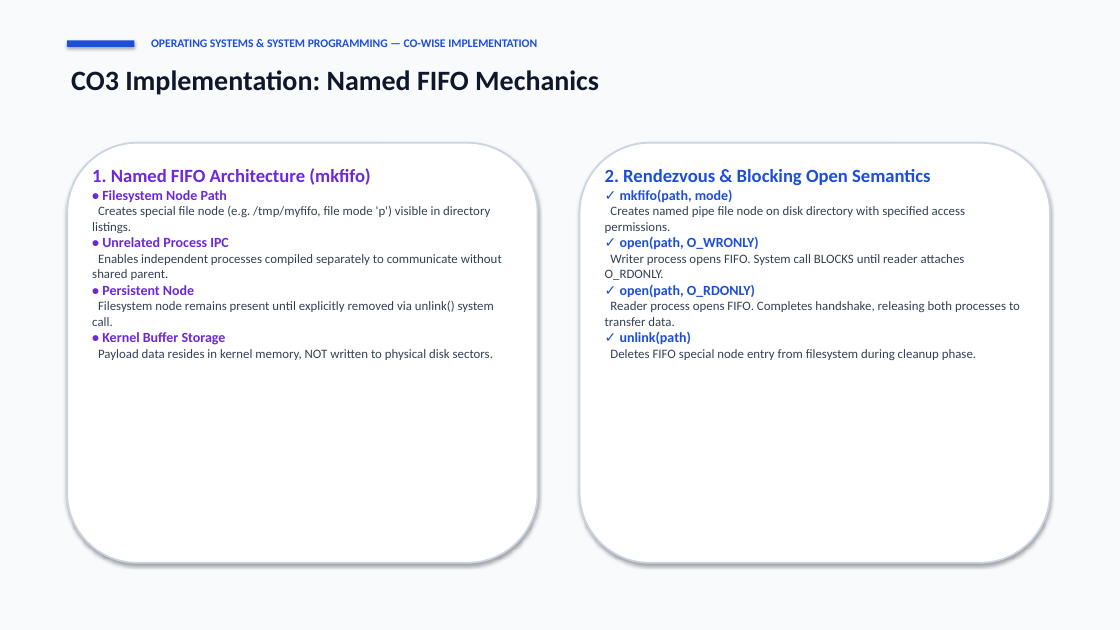
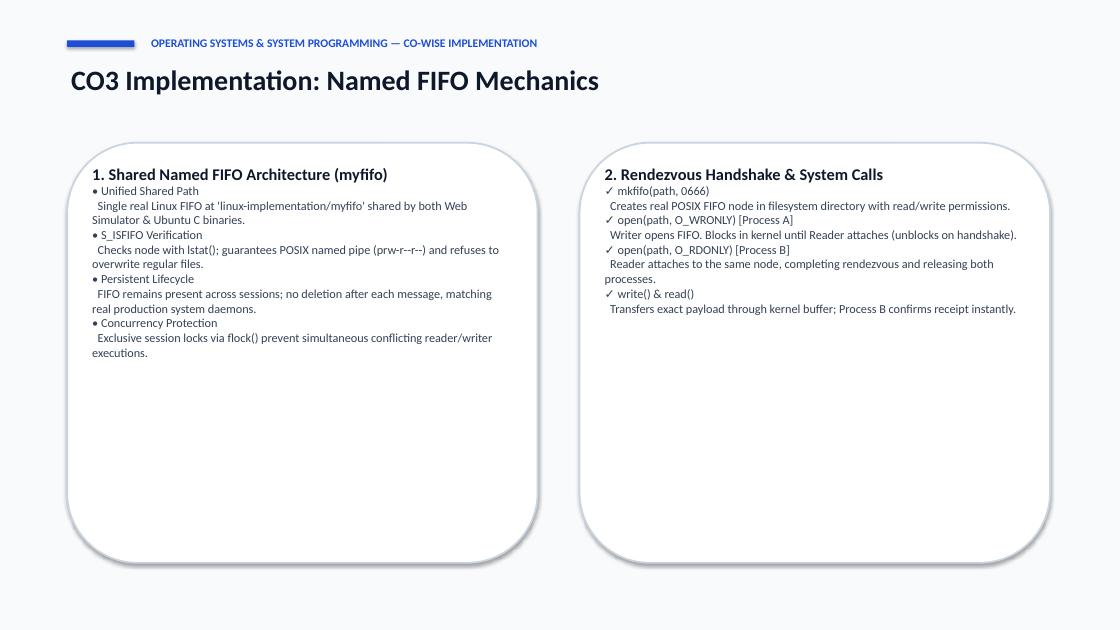
Before and after one commit to GJashwanthReddy/OCTO_OSSP, a slide deck: slide 6 of OCTO_OSSP-Project/OSSP_IPC_Project_Presentation.pptx. Drawn at 1120x630 pixels with LibreOffice and Linux fonts; fonts in the diff are those of the drawing. Boxes give left, top, right and bottom in pixels: in the first picture for what was removed or moved away, otherwise in the second. Text is boxed around its words. In the diff, an @@ line names an element or a change of style, - is before the commit and + after.

Commit message:
Update presentation PPTX and slide deck with shared Linux FIFO, real-time backend bridge, and immediate file truncation

```diff
--- a/OCTO_OSSP-Project/OSSP_IPC_Project_Presentation.pptx
+++ b/OCTO_OSSP-Project/OSSP_IPC_Project_Presentation.pptx
@@ text at (x1=92, y1=168, x2=499, y2=357): text changed; size 11 to 10.5 pt @@
-1. Named FIFO Architecture (mkfifo)
-• Filesystem Node Path
-Creates special file node (e.g. /tmp/myfifo, file mode 'p') visible in directory listings.
-• Unrelated Process IPC
-Enables independent processes compiled separately to communicate without shared parent.
-• Persistent Node
-Filesystem node remains present until explicitly removed via unlink() system call.
-• Kernel Buffer Storage
-Payload data resides in kernel memory, NOT written to physical disk sectors.
+1. Shared Named FIFO Architecture (myfifo)
+• Unified Shared Path
+Single real Linux FIFO at 'linux-implementation/myfifo' shared by both Web Simulator & Ubuntu C binaries.
+• S_ISFIFO Verification
+Checks node with lstat(); guarantees POSIX named pipe (prw-r--r--) and refuses to overwrite regular files.
+• Persistent Lifecycle
+FIFO remains present across sessions; no deletion after each message, matching real production system daemons.
+• Concurrency Protection
+Exclusive session locks via flock() prevent simultaneous conflicting reader/writer executions.
@@ text at (x1=605, y1=168, x2=1017, y2=315): text changed; size 11 to 10.5 pt @@
-2. Rendezvous & Blocking Open Semantics
-✓ mkfifo(path, mode)
-Creates named pipe file node on disk directory with specified access permissions.
-✓ open(path, O_WRONLY)
-Writer process opens FIFO. System call BLOCKS until reader attaches O_RDONLY.
-✓ open(path, O_RDONLY)
-Reader process opens FIFO. Completes handshake, releasing both processes to transfer data.
-✓ unlink(path)
-Deletes FIFO special node entry from filesystem during cleanup phase.
+2. Rendezvous Handshake & System Calls
+✓ mkfifo(path, 0666)
+Creates real POSIX FIFO node in filesystem directory with read/write permissions.
+✓ open(path, O_WRONLY) [Process A]
+Writer opens FIFO. Blocks in kernel until Reader attaches (unblocks on handshake).
+✓ open(path, O_RDONLY) [Process B]
+Reader attaches to the same node, completing rendezvous and releasing both processes.
+✓ write() & read()
+Transfers exact payload through kernel buffer; Process B confirms receipt instantly.
```
Also in this commit, not shown: 6 other slides changed, 3 slides added, 1 slide removed, 2 other files.
